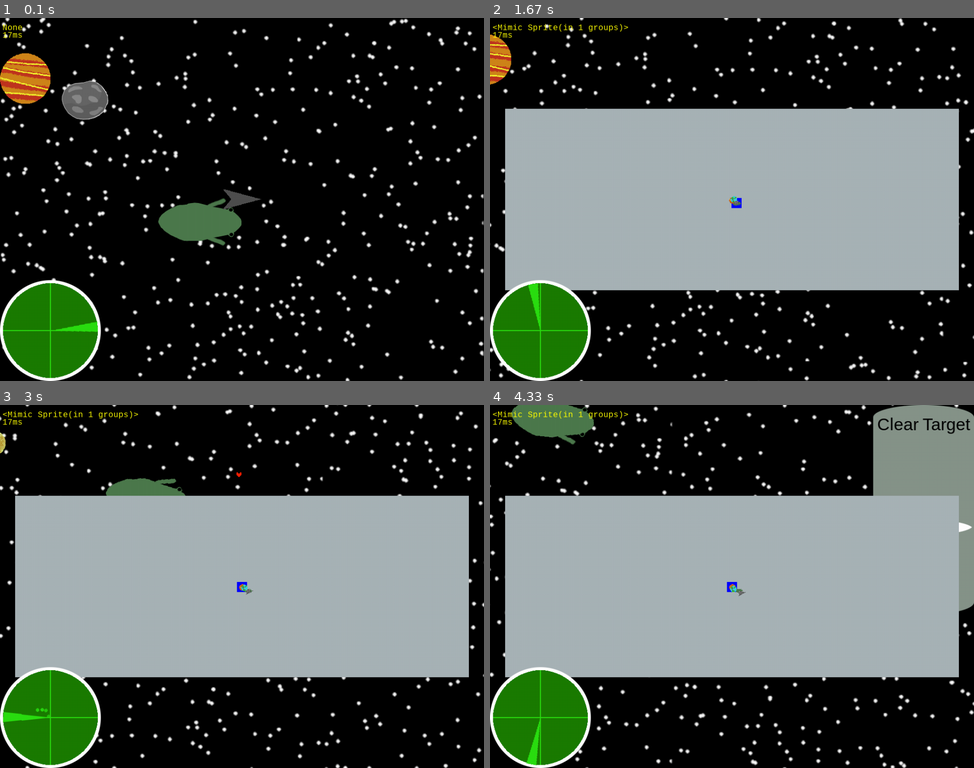
Above: before the commit, frames 1-4 (two rows, left to right).
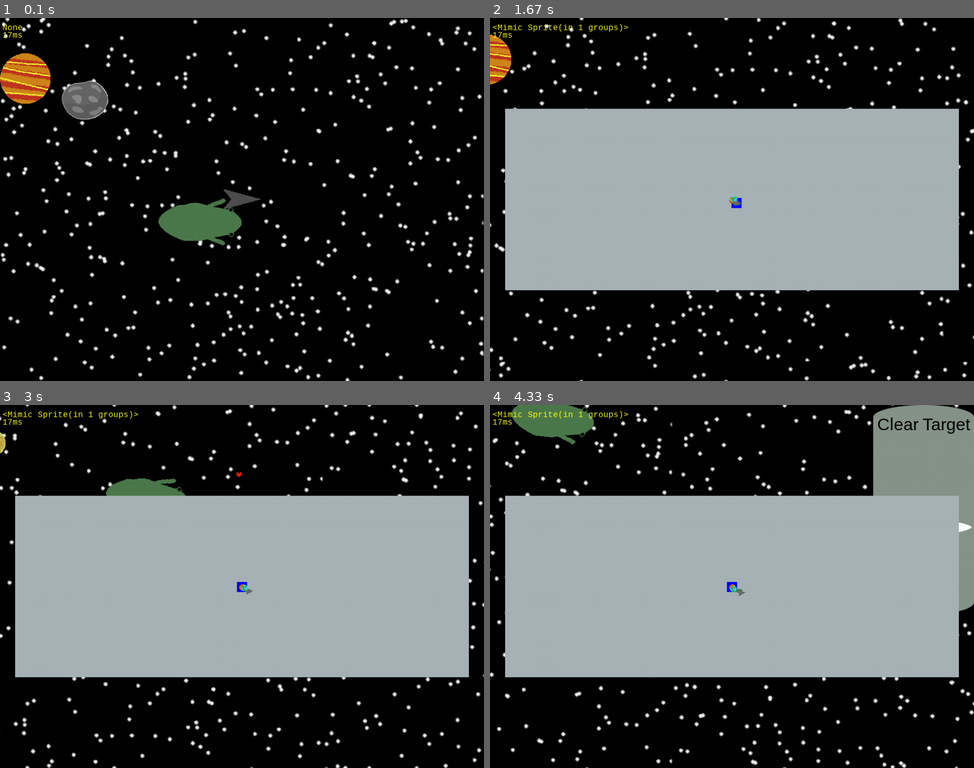
Above: after the commit, the same moments.

Repository: Jacob-OTW/Explorer-in-PyGame
Game: pygame game, started from main.py
Same seed, same stepped clock (60 frames per second), same inputs: the game is played once before the commit and once after it.
Inputs (mouse positions are in pixels of both pictures, inside the frame that each line leads up to):
- Up to frame 1 (0.1 s): no input
- Up to frame 2 (1.67 s): hold I 0.33-0.8 s; hold Up 0.33-0.8 s; click (886, 188) at 0.88 s; tap G at 1.17 s; hold M from 1.5 s (still down); hold Up from 1.5 s (still down)
- Up to frame 3 (3 s): release M at 1.97 s; release Up at 1.97 s; hold G 2-2.47 s; hold Up 2-2.47 s; tap A at 2.5 s; tap Space at 2.83 s
- Up to frame 4 (4.33 s): tap E at 3.17 s; hold Up 3.5-3.97 s; tap Enter at 4 s

The runs differ from the first frame. In frame 1, 4.6% of the frame differs, in the area x 0-21%, y 72-100%; in frame 2, 4.6%; in frame 3, 4.6%; in frame 4, 4.6%.

Commit message:
Added Radar item, its need for the user to see and use the radar, the code is run either way

Diff:
--- a/main.py
+++ b/main.py
@@ -39,7 +39,7 @@
             if event.key == pygame.K_g:  # Cycle target for arrow and map
                 map_selector.next_target()
             if event.key == pygame.K_i:
-                if radar_ping_group.sprites():
+                if 'Radar' in play.inventory and radar_ping_group.sprites():
                     r = random.choice(radar_ping_group.sprites())
                     radar.lock = r.target
                     map_selector.set_target(r)
@@ -117,8 +117,9 @@
         if map_selector.target:
             map_selector_group.draw(stage.screen)
         mimic_group.draw(stage.screen)
-    radar_group.draw(stage.screen)
-    radar_ping_group.draw(stage.screen)
+    if 'Radar' in play.inventory:
+        radar_group.draw(stage.screen)
+        radar_ping_group.draw(stage.screen)
     pop_up_group.draw(stage.screen)
 
     # Text
--- a/planet_obj.py
+++ b/planet_obj.py
@@ -99,7 +99,7 @@
 planet_group = pygame.sprite.Group()
 planet_group.add(Planet(0, 70, status=['Static']))
 planet_group.add(
-    Planet(0, -130, xf=8, yf=-3, mass=0.005, orbit_speed=2, size=50, costume_num='3', buying={'Wood': 5, 'Steel': 10},
+    Planet(0, -130, xf=8, yf=-3, mass=0.005, orbit_speed=2, size=50, costume_num='3', buying={'Radar': 10, 'Wood': 5, 'Steel': 10},
            selling={'Wood': 3, 'Item': 10, 'Dead Skin': 15}, status=['Moving', 'Shop']))
 planet_group.add(Planet(0, -260, xf=8, yf=-3, mass=0.003, orbit_speed=4, size=50, costume_num='4', loot='Item',
                         status=['Moving', 'Loot'], chart='Item'))
--- a/radar_obj.py
+++ b/radar_obj.py
@@ -48,7 +48,6 @@
         self.radar_screen = pygame.image.load('Assets/Radar/radar_screen.png').convert_alpha()
         self.radar_screen_rect = self.radar_screen.get_rect(center=(100, 100))
         self.radar_cursor = pygame.image.load('Assets/Radar/radar_cursor.png').convert_alpha()
-        self.radar_cursor.set_alpha(150)
         self.radar_cursor_rect = self.radar_cursor.get_rect(center=(100, 100))
 
         # Angles
@@ -78,13 +77,13 @@
                 angle = round(round_dir(dir_to(play.rect.center, planet.rect.center)))
                 dis = dis_to(play.rect.center, planet.rect.center)
                 if semi_equal(angle, round_dir(self.cursor_angle + 90), 5) and dis < 2500:
-                    print(len(radar_ping_group.sprites()))
                     if len(radar_ping_group.sprites()) < 25:
                         radar_ping_group.add(Radar_Ping(angle, dis, planet))
 
         # Update Image
         self.image = pygame.Surface((200, 200), pygame.SRCALPHA, 32)
         self.image.blit(self.radar_screen, self.radar_screen_rect)
+        self.radar_cursor.set_alpha(150)
         self.image.blit(self.radar_cursor, self.radar_cursor_rect)
 
 
